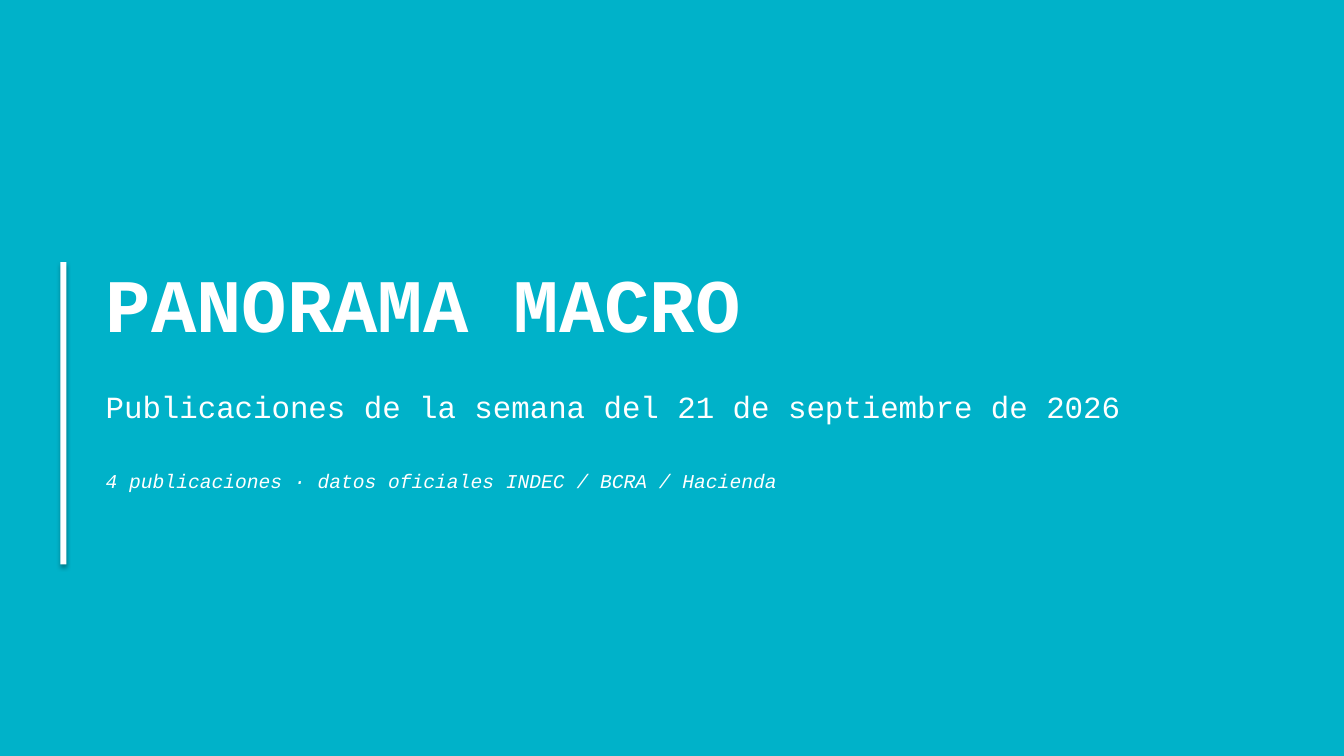
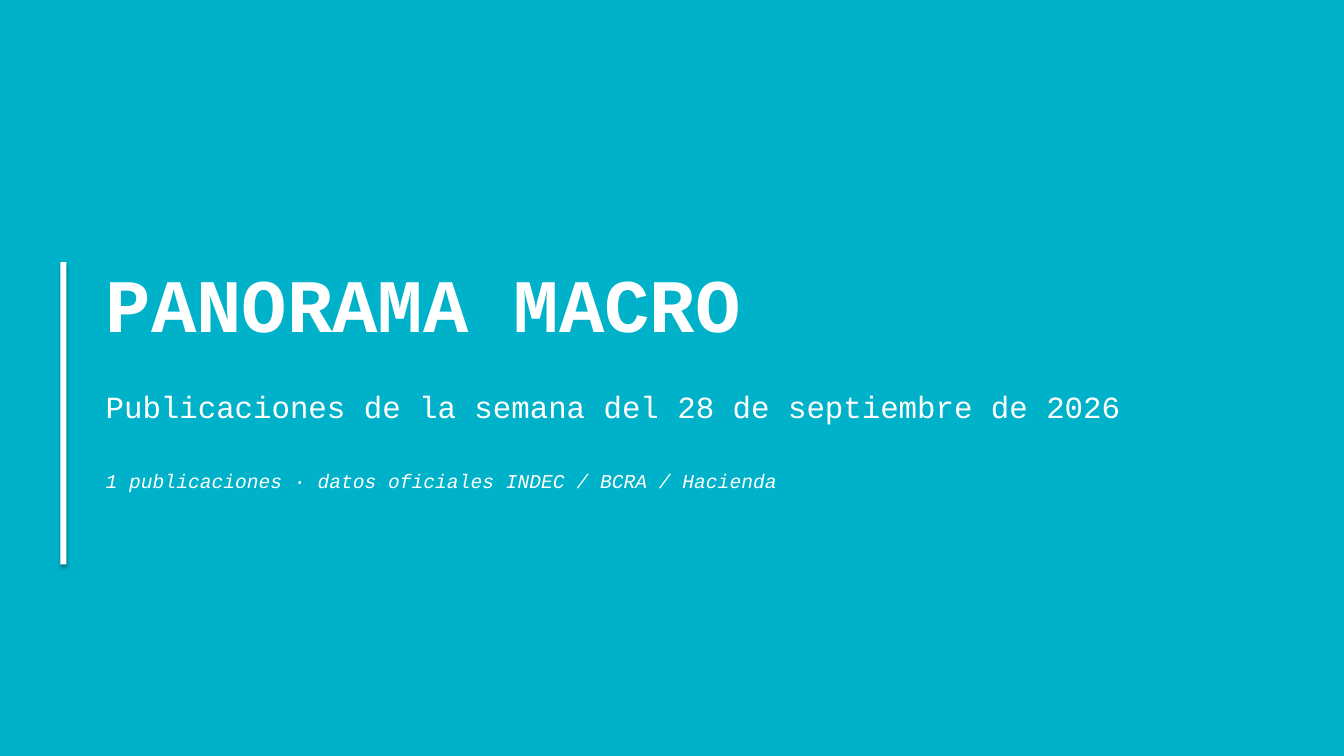
Before and after one commit to nwalovnik/boludos-ppt, a slide deck: slide 1 of publicaciones_semana.pptx. Drawn at 1344x756 pixels with LibreOffice and Linux fonts; fonts in the diff are those of the drawing. Boxes give left, top, right and bottom in pixels: in the first picture for what was removed or moved away, otherwise in the second. Text is boxed around its words. In the diff, an @@ line names an element or a change of style, - is before the commit and + after.

Commit message:
data: update 2026-10-01 ( data.json despidos.json scraper/historical_despidos.json scraper/calendar_oficial.json publicaciones_semana.pptx rrii_brutas.xlsx)

```diff
--- a/publicaciones_semana.pptx
+++ b/publicaciones_semana.pptx
@@ text at box(106, 396, 1120, 425): text changed @@
-Publicaciones de la semana del 21 de septiembre de 2026
+Publicaciones de la semana del 28 de septiembre de 2026
@@ text at box(106, 474, 776, 492): text changed @@
-4 publicaciones · datos oficiales INDEC / BCRA / Hacienda
+1 publicaciones · datos oficiales INDEC / BCRA / Hacienda
```
Also in this commit, not shown: 1 slide added, 4 slides removed, 5 other files.
